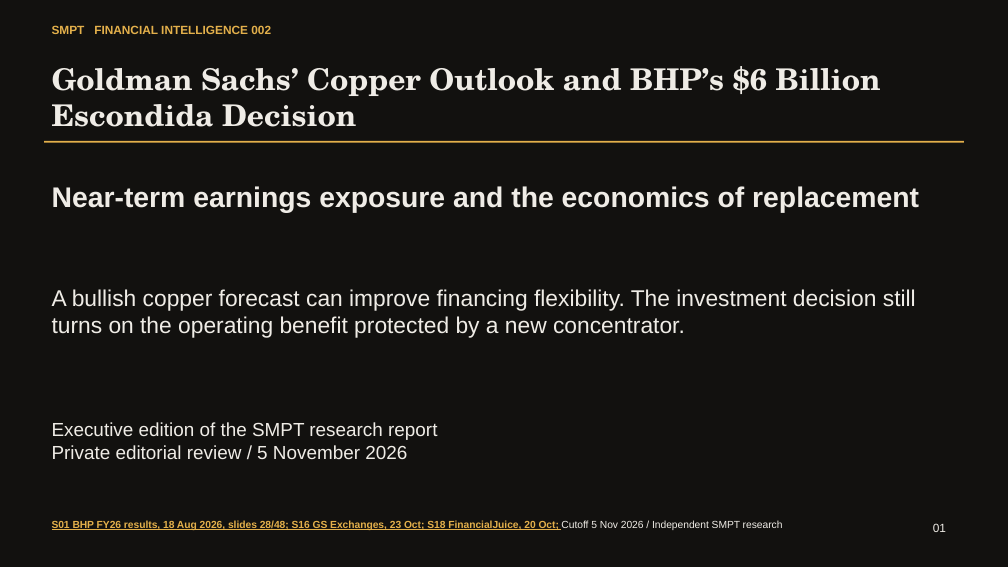
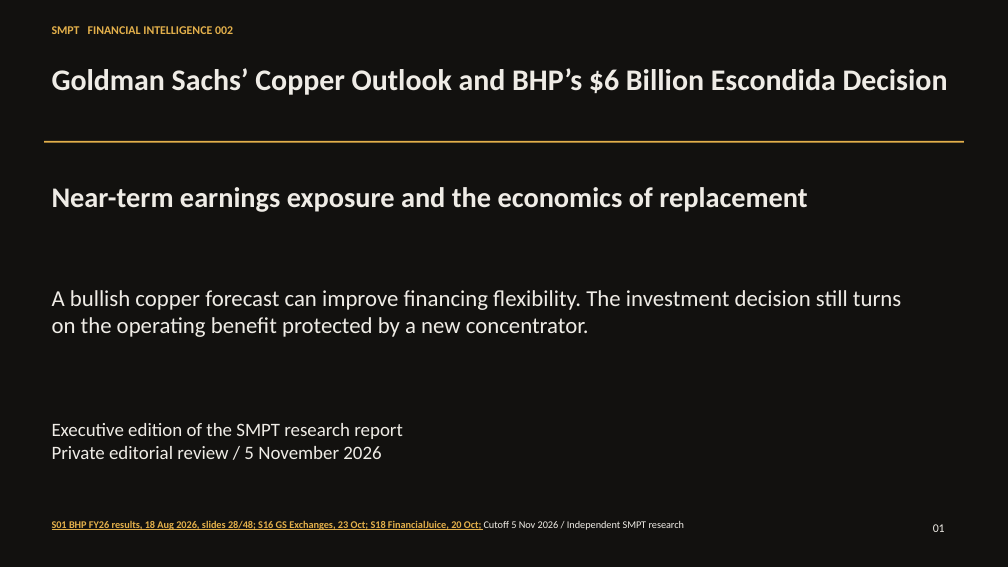
Before and after one commit to VSSpowerlifting/strategic-materials-policy-tracker, a slide deck: slide 1 of public/research/fi002/executive-slides.pptx. Drawn at 1008x567 pixels with LibreOffice and Linux fonts; fonts in the diff are those of the drawing. Boxes give left, top, right and bottom in pixels: in the first picture for what was removed or moved away, otherwise in the second. Text is boxed around its words. In the diff, an @@ line names an element or a change of style, - is before the commit and + after.

Commit message:
Design: reissue FI001 and FI002 slide decks in Archivo (#218)
* Add reproducible Archivo deck restyling and publication verification script

* Set Archivo as canonical deck font and point FI001 downloads to reissued assets

* Refine Archivo deck generator metadata and embedding guidance

* Refine Archivo deck generator metadata and embedding guidance

* [deck-restyle-request] Run one-off Archivo deck conversion and QA

* Design: reissue FI001 and FI002 editable decks in Archivo

* Fix Archivo static weight naming and idempotent reissue verification

* [deck-restyle-request] Reissue decks with corrected Archivo weight naming

* Fix idempotent font detection inside PPTX ZIP package

* [deck-restyle-request] Verify static Archivo regular/semibold font exports

* Design: reissue FI001 and FI002 editable decks in Archivo

* Remove one-off deck publishing workflow after verified reissue

---------

```diff
--- a/public/research/fi002/executive-slides.pptx
+++ b/public/research/fi002/executive-slides.pptx
@@ text "Goldman Sachs’ Copper Outlook and ..." at [52,68,948,95]: font TeX Gyre Schola to Calibri @@
@@ font Arial to Calibri in 6 elements at [52,26,233,34], [52,521,685,530], [933,524,945,532], [52,187,807,212], [52,290,901,337], [52,423,402,459] @@
```
Also in this commit, not shown: 11 other slides changed, 23 other files.
